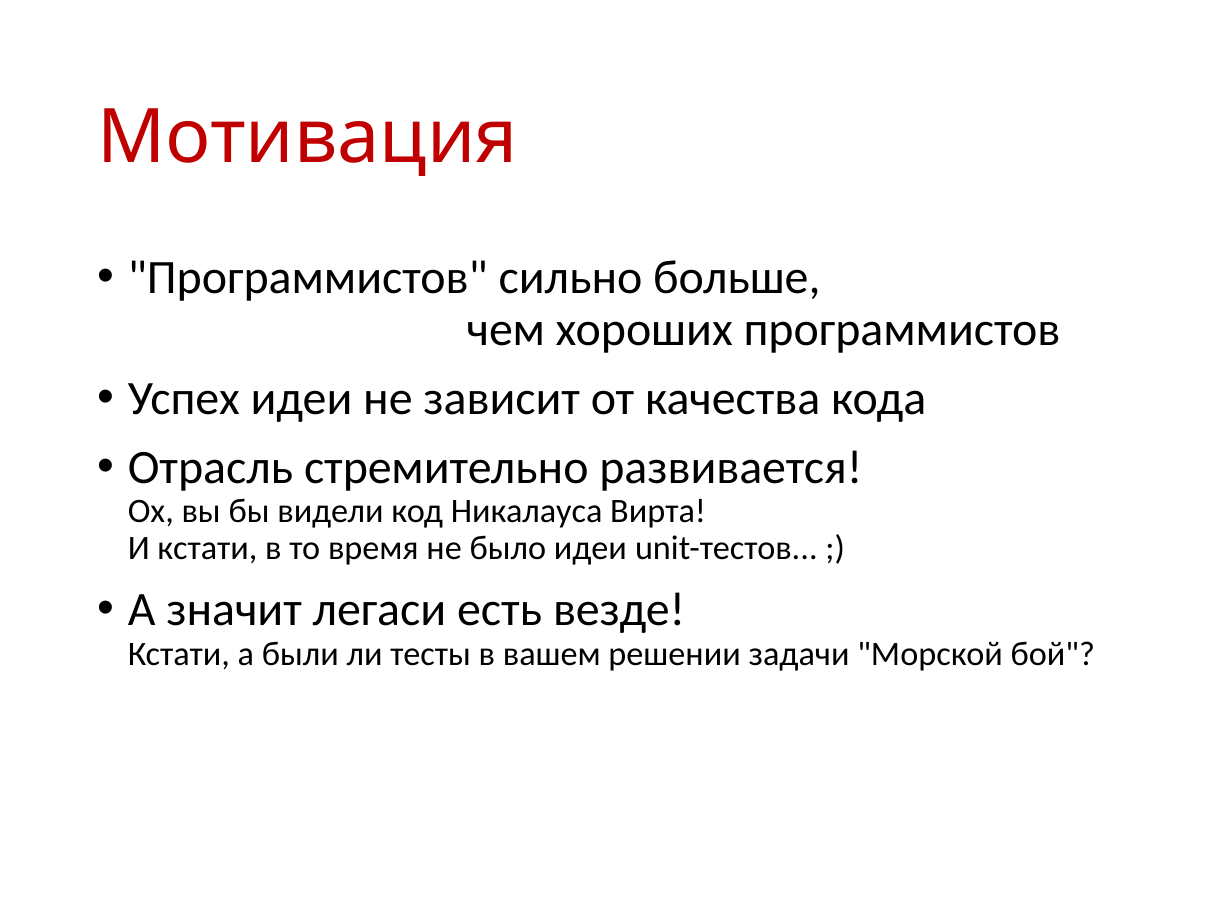
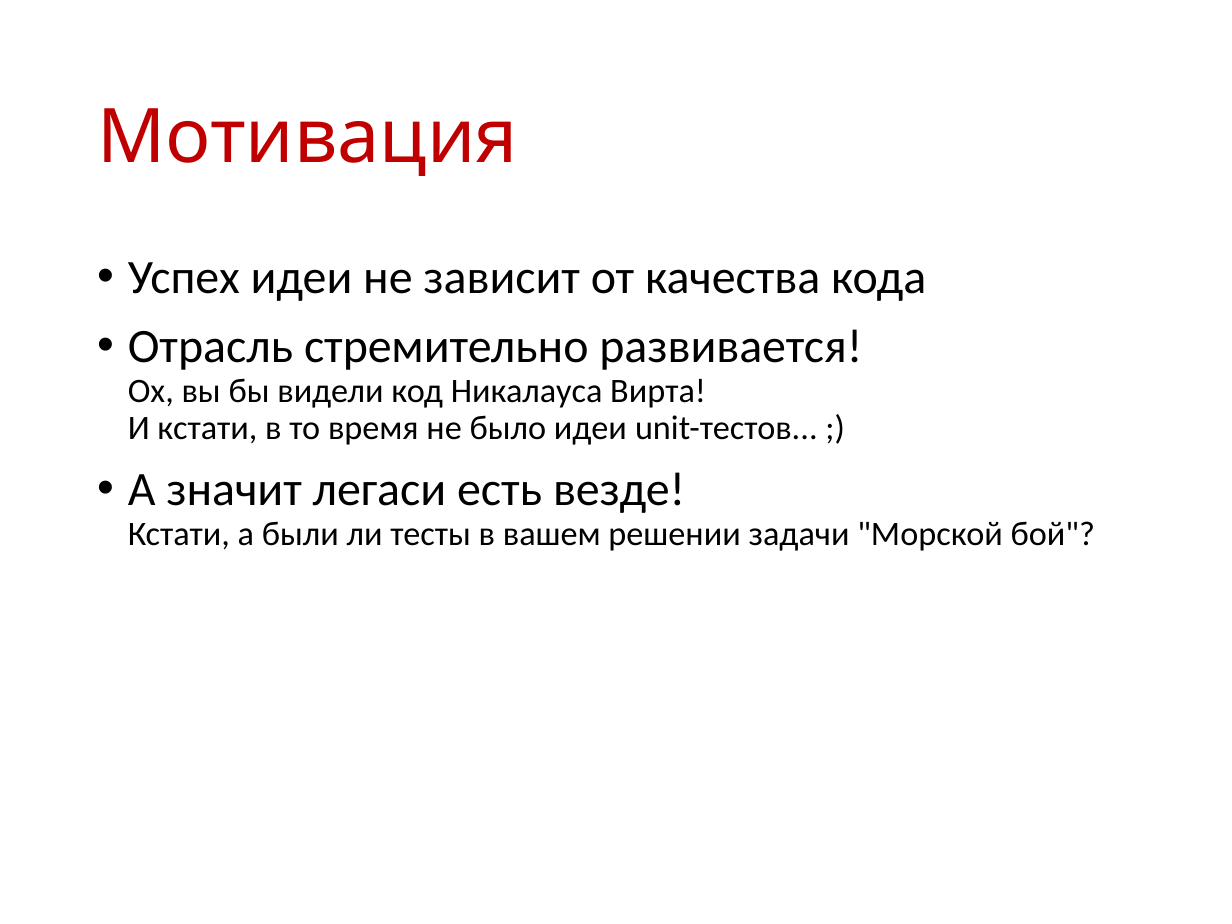
Before and after one commit to valertron/design, a slide deck: slide 3 of Legacy.pptx. Drawn at 1232x924 pixels with LibreOffice and Linux fonts; fonts in the diff are those of the drawing. Boxes give left, top, right and bottom in pixels: in the first picture for what was removed or moved away, otherwise in the second. Text is boxed around its words. In the diff, an @@ line names an element or a change of style, - is before the commit and + after.

```diff
--- a/Legacy.pptx
+++ b/Legacy.pptx
@@ text at [128,260,1061,353]: paragraph removed @@
-• "Программистов" сильно больше,
-  чем хороших программистов
```
Also in this commit, not shown: 1 other slide changed.
